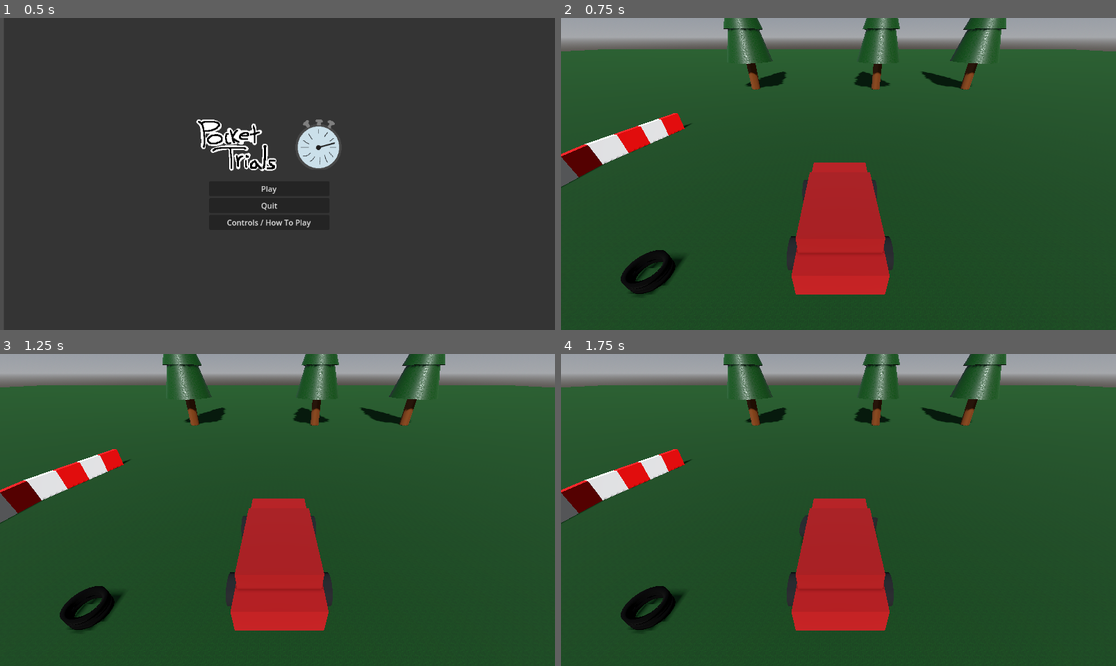
Above: before the commit, frames 1-4 (two rows, left to right).
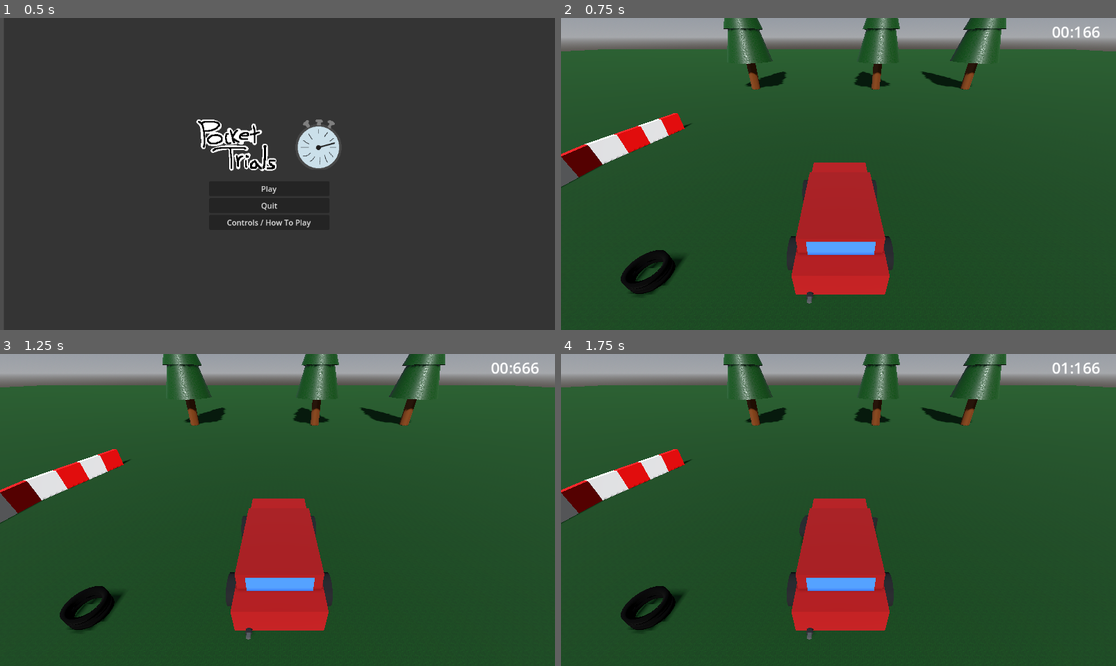
Above: after the commit, the same moments.

Repository: JohnMarkHarris843/PocketTrials
Game: Godot game, scene res://scenes/main_menu/main_menu.tscn
The game is run twice, just before and just after one commit, with the same random seed, the same clock (stepped at 60 frames per second) and the same inputs.
Inputs:
- Up to frame 1 (0.5 s): no input
- Up to frame 2 (0.75 s): click "Play" at 0.5 s
- Up to frame 3 (1.25 s): no input
- Up to frame 4 (1.75 s): hold D (right) from 1.28 s (still down); hold Space (drift) from 1.28 s (still down)

Frame 1 is identical in both runs. In frame 2, 0.7% of the frame differs, in the area x 44-98%, y 2-92%; in frame 3, 0.7%; in frame 4, 0.7%.

Commit message:
added detail to car and added a barebones timer

Diff:
--- a/3d-game/scenes/car/red-car.tscn
+++ b/3d-game/scenes/car/red-car.tscn
@@ -21,6 +21,45 @@
 
 [sub_resource type="CylinderMesh" id="CylinderMesh_hxla8"]
 material = SubResource("StandardMaterial3D_6r2s1")
+
+[sub_resource type="StandardMaterial3D" id="StandardMaterial3D_g6gky"]
+albedo_color = Color(0.17641911, 0.17641908, 0.17641908, 1)
+
+[sub_resource type="BoxMesh" id="BoxMesh_7b738"]
+material = SubResource("StandardMaterial3D_g6gky")
+size = Vector3(0.4, 0.2, 0.01)
+
+[sub_resource type="ORMMaterial3D" id="ORMMaterial3D_rmbhp"]
+albedo_color = Color(0, 0, 0, 1)
+
+[sub_resource type="BoxMesh" id="BoxMesh_2pbgb"]
+material = SubResource("ORMMaterial3D_rmbhp")
+size = Vector3(0.02, 0.15, 0.01)
+
+[sub_resource type="StandardMaterial3D" id="StandardMaterial3D_jw5uw"]
+albedo_color = Color(0.11858138, 0.11858138, 0.11858138, 1)
+
+[sub_resource type="CylinderMesh" id="CylinderMesh_ewxw2"]
+material = SubResource("StandardMaterial3D_jw5uw")
+top_radius = 0.03
+bottom_radius = 0.03
+height = 0.1
+
+[sub_resource type="StandardMaterial3D" id="StandardMaterial3D_7b738"]
+albedo_color = Color(0.28118682, 0.28118688, 0.28118682, 1)
+
+[sub_resource type="CylinderMesh" id="CylinderMesh_cjmfr"]
+material = SubResource("StandardMaterial3D_7b738")
+top_radius = 0.02
+bottom_radius = 0.02
+height = 0.1
+
+[sub_resource type="StandardMaterial3D" id="StandardMaterial3D_rmbhp"]
+albedo_color = Color(0.2476063, 0.48092085, 0.84696096, 1)
+
+[sub_resource type="BoxMesh" id="BoxMesh_jw5uw"]
+material = SubResource("StandardMaterial3D_rmbhp")
+size = Vector3(0.4, 0.2, 0.01)
 
 [node name="Car" type="CharacterBody3D"]
 collision_mask = 6
@@ -70,3 +109,74 @@
 transform = Transform3D(-1.4424758e-08, -0.1, 0, 0.33, -4.371139e-09, 0, 0, 0, 0.33, 0.419, 0.0058947876, 0.5)
 mesh = SubResource("CylinderMesh_hxla8")
 skeleton = NodePath("../../wheelsFront")
+
+[node name="grille" type="Node3D" parent="."]
+transform = Transform3D(1.6782174, 0, 0, 0, 1.0985733, 0, 0, 0, 1, 0, 0.1262244, -0.9069165)
+
+[node name="plate" type="MeshInstance3D" parent="grille"]
+mesh = SubResource("BoxMesh_7b738")
+
+[node name="verticalBar" type="MeshInstance3D" parent="grille"]
+transform = Transform3D(1, 0, 0, 0, 1, 0, 0, 0, 1, 0.15, -0.002, -0.015)
+mesh = SubResource("BoxMesh_2pbgb")
+
+[node name="verticalBar2" type="MeshInstance3D" parent="grille"]
+transform = Transform3D(1, 0, 0, 0, 1, 0, 0, 0, 1, 0.1, -0.002, -0.015)
+mesh = SubResource("BoxMesh_2pbgb")
+
+[node name="verticalBar3" type="MeshInstance3D" parent="grille"]
+transform = Transform3D(1, 0, 0, 0, 1, 0, 0, 0, 1, 0.05, -0.002, -0.015)
+mesh = SubResource("BoxMesh_2pbgb")
+
+[node name="verticalBar4" type="MeshInstance3D" parent="grille"]
+transform = Transform3D(1, 0, 0, 0, 1, 0, 0, 0, 1, 0, -0.002, -0.015)
+mesh = SubResource("BoxMesh_2pbgb")
+
+[node name="verticalBar5" type="MeshInstance3D" parent="grille"]
+transform = Transform3D(1, 0, 0, 0, 1, 0, 0, 0, 1, -0.05, -0.002, -0.015)
+mesh = SubResource("BoxMesh_2pbgb")
+
+[node name="verticalBar6" type="MeshInstance3D" parent="grille"]
+transform = Transform3D(1, 0, 0, 0, 1, 0, 0, 0, 1, -0.1, -0.002, -0.015)
+mesh = SubResource("BoxMesh_2pbgb")
+
+[node name="verticalBar7" type="MeshInstance3D" parent="grille"]
+transform = Transform3D(1, 0, 0, 0, 1, 0, 0, 0, 1, -0.15, -0.002, -0.015)
+mesh = SubResource("BoxMesh_2pbgb")
+
+[node name="exhaust" type="Node3D" parent="."]
+transform = Transform3D(1, 0, 0, 0, 1, 0, 0, 0, 1, -0.25, 0, 0.899)
+
+[node name="MeshInstance3D" type="MeshInstance3D" parent="exhaust"]
+transform = Transform3D(1, 0, 0, 0, -4.371139e-08, -1, 0, 1, -4.371139e-08, -0.019472837, -0.012743864, -0.015572727)
+mesh = SubResource("CylinderMesh_ewxw2")
+
+[node name="MeshInstance3D2" type="MeshInstance3D" parent="exhaust"]
+transform = Transform3D(1, 0, 0, 0, -4.371139e-08, -1, 0, 1, -4.371139e-08, -0.019472837, -0.012743864, 0.023567617)
+mesh = SubResource("CylinderMesh_cjmfr")
+
+[node name="windows" type="Node3D" parent="."]
+
+[node name="frontWindow" type="MeshInstance3D" parent="windows"]
+transform = Transform3D(1.6437335, 0, 0, 0, 1, 0, 0, 0, 1, 0.004017934, 0.34654707, -0.30278492)
+mesh = SubResource("BoxMesh_jw5uw")
+
+[node name="backWindow" type="MeshInstance3D" parent="windows"]
+transform = Transform3D(1.4780354, 0, 0, 0, 1, 0, 0, 0, 1, 0.004017934, 0.34654707, 0.7018535)
+mesh = SubResource("BoxMesh_jw5uw")
+
+[node name="sideWindowFront" type="MeshInstance3D" parent="windows"]
+transform = Transform3D(-3.9727183e-08, 0, 1, 0, 0.62172306, 0, -0.9088519, 0, -4.371139e-08, -0.38, 0.37821734, 0.028073952)
+mesh = SubResource("BoxMesh_jw5uw")
+
+[node name="sideWindowBack" type="MeshInstance3D" parent="windows"]
+transform = Transform3D(-2.6766438e-08, 0, 1, 0, 0.62172306, 0, -0.6123447, 0, -4.371139e-08, -0.38, 0.37821734, 0.43702924)
+mesh = SubResource("BoxMesh_jw5uw")
+
+[node name="sideWindowFront2" type="MeshInstance3D" parent="windows"]
+transform = Transform3D(-3.9727183e-08, 0, 1, 0, 0.62172306, 0, -0.9088519, 0, -4.371139e-08, 0.38, 0.37821734, 0.028073952)
+mesh = SubResource("BoxMesh_jw5uw")
+
+[node name="sideWindowBack2" type="MeshInstance3D" parent="windows"]
+transform = Transform3D(-2.6766438e-08, 0, 1, 0, 0.62172306, 0, -0.6123447, 0, -4.371139e-08, 0.38, 0.37821734, 0.43702924)
+mesh = SubResource("BoxMesh_jw5uw")
--- a/3d-game/scenes/game/game.tscn
+++ b/3d-game/scenes/game/game.tscn
@@ -1,7 +1,8 @@
-[gd_scene load_steps=13 format=3 uid="uid://dn0bi74e43m45"]
+[gd_scene load_steps=14 format=3 uid="uid://dn0bi74e43m45"]
 
 [ext_resource type="PackedScene" uid="uid://b7ub2d6yxd7bk" path="res://scenes/car/red-car.tscn" id="1_7h61r"]
 [ext_resource type="PackedScene" uid="uid://dda1jgjbw4b73" path="res://assets/models/tree.tscn" id="2_7h61r"]
+[ext_resource type="PackedScene" uid="uid://sl5fnhvlhh5p" path="res://scenes/raceTimer.tscn" id="2_lfrn8"]
 [ext_resource type="PackedScene" uid="uid://jjwvnnxdrynl" path="res://assets/models/tires.tscn" id="3_0sr1o"]
 [ext_resource type="PackedScene" uid="uid://b6433kfonwl81" path="res://assets/models/racewall.tscn" id="4_kelw5"]
 
@@ -52,6 +53,12 @@
 [node name="CollisionShape3D" type="CollisionShape3D" parent="Floor"]
 shape = SubResource("ConcavePolygonShape3D_g2g5x")
 
+[node name="TimerUI" parent="." instance=ExtResource("2_lfrn8")]
+offset_left = 2.0
+offset_top = 6.0
+offset_right = 2.0
+offset_bottom = 6.0
+
 [node name="WorldEnvironment" type="WorldEnvironment" parent="."]
 environment = SubResource("Environment_0sr1o")
 
--- /dev/null
+++ b/3d-game/scenes/raceTimer.tscn
@@ -0,0 +1,27 @@
+[gd_scene load_steps=2 format=3 uid="uid://sl5fnhvlhh5p"]
+
+[ext_resource type="Script" uid="uid://cyls6lw1b5vtn" path="res://scripts/race_timer.gd" id="1_ewuqq"]
+
+[node name="TimerUI" type="Control"]
+layout_mode = 3
+anchors_preset = 15
+anchor_right = 1.0
+anchor_bottom = 1.0
+grow_horizontal = 2
+grow_vertical = 2
+script = ExtResource("1_ewuqq")
+
+[node name="MarginContainer" type="MarginContainer" parent="."]
+layout_mode = 1
+anchors_preset = 1
+anchor_left = 1.0
+anchor_right = 1.0
+offset_left = -170.0
+offset_bottom = 45.0
+grow_horizontal = 0
+
+[node name="Label" type="Label" parent="MarginContainer"]
+layout_mode = 2
+size_flags_horizontal = 4
+theme_override_font_sizes/font_size = 32
+text = "00 : 000"
--- a/3d-game/scripts/car/car.gd
+++ b/3d-game/scripts/car/car.gd
@@ -19,8 +19,8 @@
 
 @export var tire_mark_scene: PackedScene
 @export var drift_threshold = 1.0 # Lateral speed at which tire marks appear
-@export var tire_mark_offset_left = Vector3(-0.3, -0.4, 0.5) # Offset for left rear wheel
-@export var tire_mark_offset_right = Vector3(0.3, -0.4, 0.5) # Offset for right rear wheel
+@export var tire_mark_offset_left = Vector3(-0.45, -0.5, 0.5) # Offset for left rear wheel
+@export var tire_mark_offset_right = Vector3(0.45, -0.5, 0.5) # Offset for right rear wheel
 
 @onready var wheels_node = $wheelsFront
 @onready var camera = $Camera3D
--- /dev/null
+++ b/3d-game/scripts/race_timer.gd
@@ -0,0 +1,27 @@
+extends Control
+
+@onready var time_label: Label = $MarginContainer/Label
+
+var elapsed_time: float = 0.0
+var is_running: bool = true # Set to false to pause the timer
+
+func _process(delta: float):
+	if is_running:
+		elapsed_time += delta
+
+	# Floor to get whole seconds and milliseconds
+	var seconds = floori(elapsed_time)
+	var milliseconds = floori((elapsed_time - seconds) * 1000)
+
+	# Format the string with leading zeros and update the label
+	time_label.text = "%02d:%03d" % [seconds, milliseconds]
+
+# You can call these functions from other scripts to control the timer
+func start_timer():
+	is_running = true
+
+func stop_timer():
+	is_running = false
+
+func reset_timer():
+	elapsed_time = 0.0
Not shown: 1 places in 3d-game/scenes/car/red-car.tscn that only renumber resources
Not shown: 1 places in 3d-game/scenes/chooseScreen.tscn that only renumber resources
Not shown, added: 3d-game/scripts/race_timer.gd.uid
